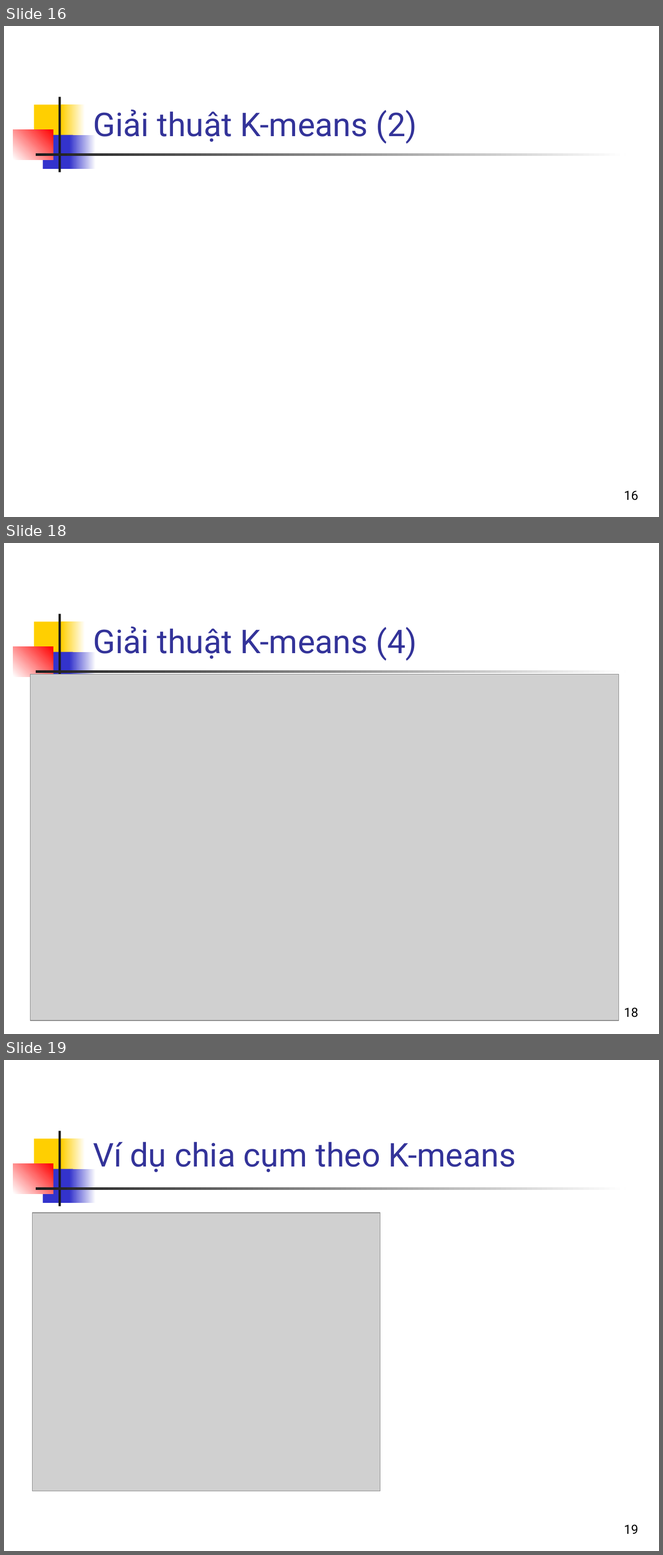
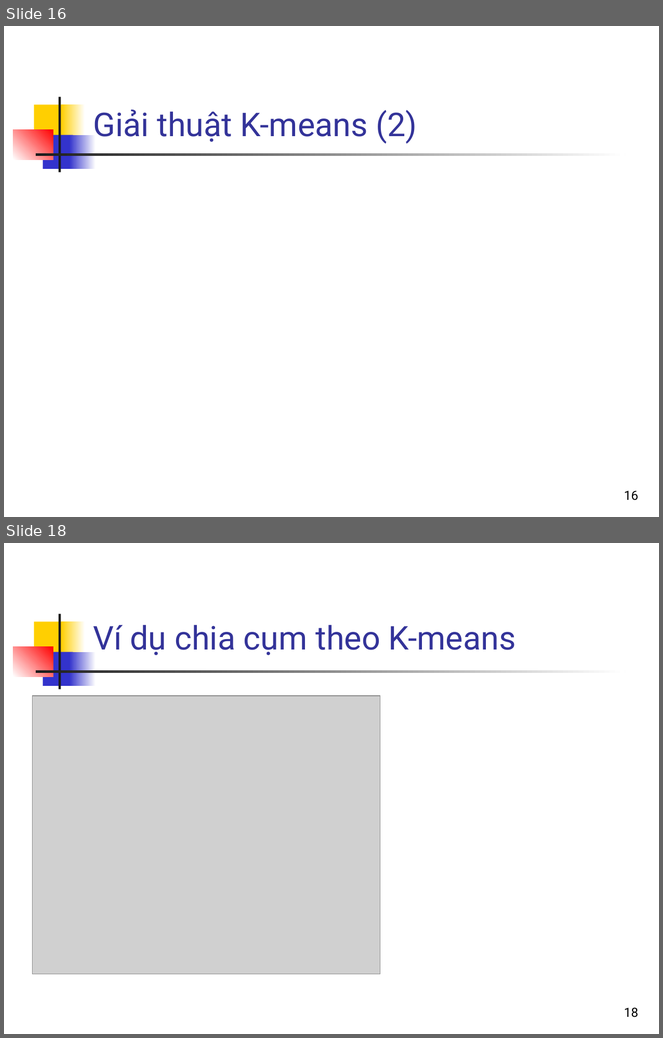
Before and after one commit to bangoc/IT4853, a slide deck: Bai 18 Chia cum van ban_p1.pptx. Shown one above the other, each under a label of ours: slides 16, 18 and 19 before the commit, slides 16 and 18 after it; the slides between them are not shown. The pictures are 663x1555 and 663x1038 pixels, drawn with LibreOffice and Linux fonts; fonts in the diff are those of the drawing; grey boxes stand for pictures. Boxes give left, top, right and bottom in pixels: in the first picture for what was removed or moved away, otherwise in the second. Text is boxed around its words. In the diff, an @@ line names an element or a change of style, - is before the commit and + after.

```diff
--- a/Bai 18 Chia cum van ban_p1.pptx
+++ b/Bai 18 Chia cum van ban_p1.pptx
@@ slide 18 removed at bbox=[4, 543, 659, 1034], background #FFFFFF; not listed: 7 template elements that a slide beside it also shows @@
@@ title removed at bbox=[93, 626, 417, 661] @@
-Giải thuật K-means (4)
@@ picture removed at bbox=[30, 675, 619, 1021] @@
@@ page number removed at bbox=[624, 1008, 639, 1018] @@
-18
@@ what was slide 19 is now slide 18 @@
@@ page number at bbox=[624, 1008, 639, 1018]: text changed @@
-19
+18
```
Also in this commit, not shown: 3 slides changed, 2 other files.
